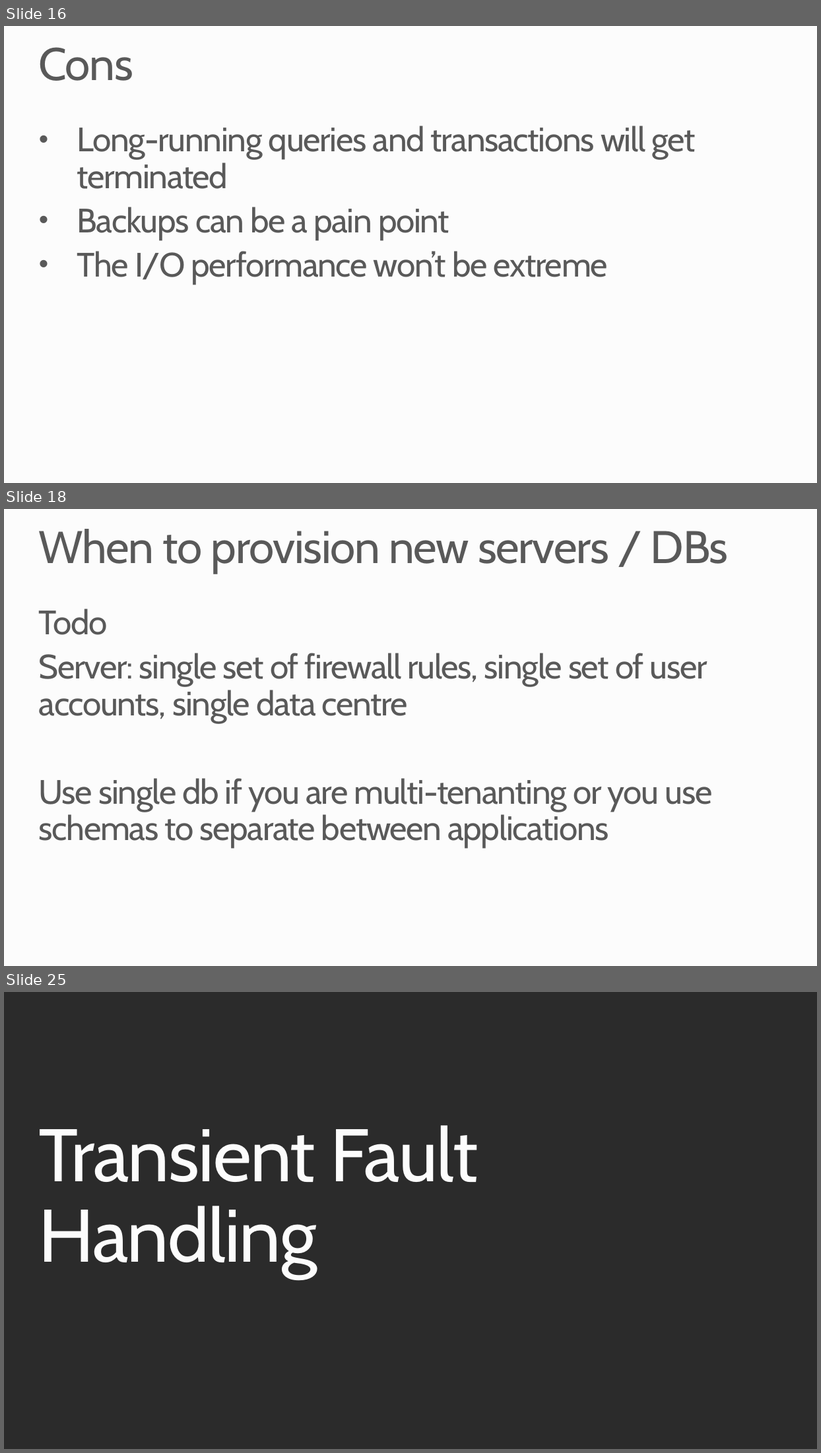
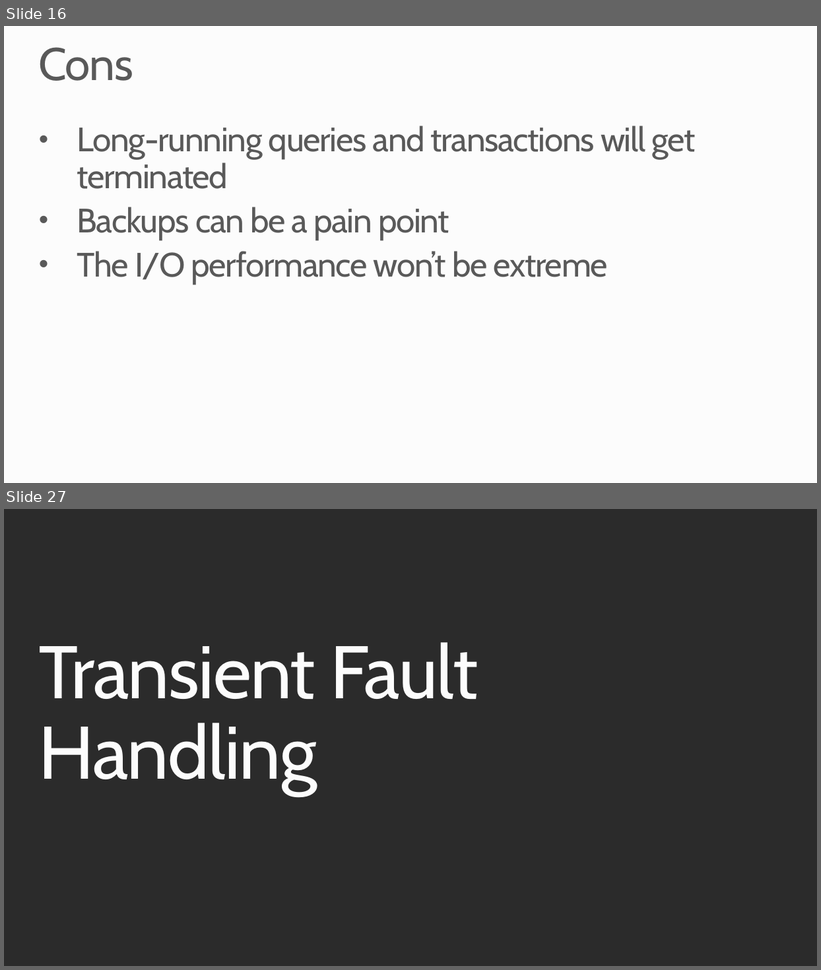
Before and after one commit to robdmoore/SQLAzureTransientDemo, a slide deck: Presentation.pptx. Shown one above the other, each under a label of ours: slides 16, 18 and 25 before the commit, slides 16 and 27 after it; the slides between them are not shown. The pictures are 821x1453 and 821x970 pixels, drawn with LibreOffice and Linux fonts; fonts in the diff are those of the drawing; background and template pictures are left out; a plain dark background stands for a picture behind light text. Boxes give left, top, right and bottom in pixels: in the first picture for what was removed or moved away, otherwise in the second. Text is boxed around its words. In the diff, an @@ line names an element or a change of style, - is before the commit and + after.

```diff
--- a/Presentation.pptx
+++ b/Presentation.pptx
@@ slide 18 removed at [4,509,817,966], background #FCFCFC @@
@@ title removed at [38,529,729,574] @@
-When to provision new servers / DBs
@@ text removed at [39,609,713,848] @@
-Todo
-Server: single set of firewall rules, single set of user accounts, single data centre
-Use single db if you are multi-tenanting or you use schemas to separate between applications
@@ what was slide 25 is now slide 27 @@
```
Also in this commit, not shown: 9 slides changed, 15 slides added, 10 other slides removed.
